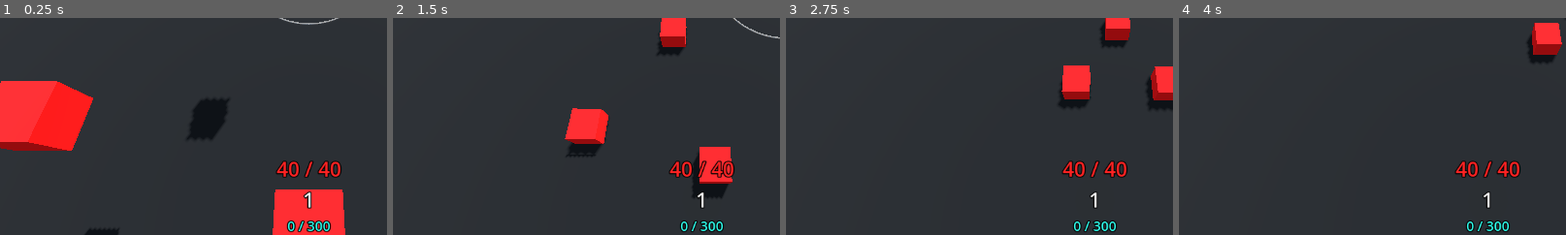
Above: before the commit, frames 1-4 (left to right).
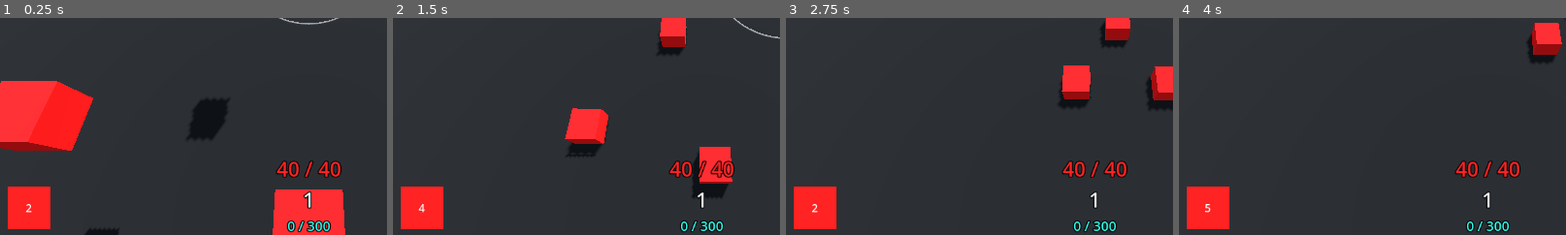
Above: after the commit, the same moments.

Repository: KamPit0605/gdc-project--dice-challenge
Game: Godot game, scene res://Scenes/prototype.tscn
Same seed, same stepped clock (60 frames per second), same inputs: the game is played once before the commit and once after it.
Inputs (mouse positions are % of the whole screen's width and height, from its top left):
- Up to frame 1 (0.25 s): no input
- Up to frame 2 (1.5 s): tap Enter (ui_accept) at 0.5, 0.77 s; move the mouse to (72, 45) at 0.52 s; hold D (Move_Right) 0.53-1.28 s; click (72, 45) at 0.6 s; move the mouse to (30, 55) at 1.27 s; hold S (Move_Backward) from 1.28 s (still down); click (30, 55) at 1.35 s
- Up to frame 3 (2.75 s): tap Enter (ui_accept) at 1.52 s; move the mouse to (60, 28) at 2.02 s; release S (Move_Backward) at 2.03 s; hold D (Move_Right) from 2.03 s (still down); tap Z (Auto_Attack) at 2.1 s; click (60, 28) at 2.3 s
- Up to frame 4 (4 s): move the mouse to (45, 70) at 2.77 s; release D (Move_Right) at 2.78 s; hold W (Move_Forward) 2.78-3.53 s; click (45, 70) at 2.85 s; tap Enter (ui_accept) at 3.02, 3.77 s; move the mouse to (80, 65) at 3.52 s; hold A (Move_Left) from 3.53 s (still down); click (80, 65) at 3.6 s
The pictures show only the part of the screen within x 10-60%, y 50-100%; the shares and areas given below are measured in that part.

The runs differ from the first frame. In frame 1, 2.2% of the frame differs, in the area x 2-14%, y 77-98%; in frame 2, 2.2%; in frame 3, 2.2%; in frame 4, 2.2%.

Commit message:
2026-3-25 | Dice UI & Numbers / Critical Hits
- Dices displayed in UI (with placeholder canvas)
- Numbers randomly generate but don't do anything
  - Uses Global_DiceScript & Dice System scene
  - Leveling up certain way acquires new dice
 - Dice System script contains rolling dice cooldown and timer
- Critical chance and hits implemented!!
  - Player script contains Critical rate hit, and Attack RNG
  - Global Player Script contains a crit indicator; tied to player script and the enemy dices
 - Enemy dices have a new variable: crit. Multiplies the damage taken by default; 1 if no crit, 2 if crit

Diff:
--- a/Characters/Player/player_dice.tscn
+++ b/Characters/Player/player_dice.tscn
@@ -21,6 +21,10 @@
 [sub_resource type="StandardMaterial3D" id="StandardMaterial3D_qbb6i"]
 transparency = 1
 albedo_color = Color(0.83137256, 0.023529412, 0, 0.6862745)
+
+[sub_resource type="StandardMaterial3D" id="StandardMaterial3D_alv2v"]
+transparency = 1
+albedo_color = Color(0.08071878, 0.36173758, 0.99999994, 0.6862745)
 
 [sub_resource type="CylinderShape3D" id="CylinderShape3D_qbb6i"]
 height = 0.5
@@ -96,6 +100,13 @@
 visible = false
 mesh = SubResource("CylinderMesh_72tq2")
 surface_material_override/0 = SubResource("StandardMaterial3D_qbb6i")
+
+[node name="CriticalMesh" type="MeshInstance3D" parent="Attacking/AttackTrigger" unique_id=840724811]
+editor_description = "Attack visibility"
+transform = Transform3D(1, 0, 0, 0, 1, 0, 0, 0, 1, 0, 0.019249141, 0)
+visible = false
+mesh = SubResource("CylinderMesh_72tq2")
+surface_material_override/0 = SubResource("StandardMaterial3D_alv2v")
 
 [node name="AttackCloseTrigger" type="Area3D" parent="Attacking" unique_id=1784358857 groups=["AttackTrigger"]]
 transform = Transform3D(1, 0, 0, 0, 1, 0, 0, 0, 1, 0, -0.4010259, 0)
--- /dev/null
+++ b/Scenes/Systems/dice_system.tscn
@@ -0,0 +1,14 @@
+[gd_scene format=3 uid="uid://ld1mxfj4vaxp"]
+
+[ext_resource type="Script" uid="uid://ntpge8ybo77s" path="res://Scripts/Dice/dice_system.gd" id="1_dqplx"]
+
+[node name="DiceSystem" type="Node" unique_id=87870044]
+script = ExtResource("1_dqplx")
+
+[node name="Timers" type="Node" parent="." unique_id=415387345]
+
+[node name="RollingDiceTimer" type="Timer" parent="Timers" unique_id=1796356170]
+wait_time = 3.0
+autostart = true
+
+[connection signal="timeout" from="Timers/RollingDiceTimer" to="." method="_on_rolling_dice_timer_timeout"]
--- a/Scenes/prototype.tscn
+++ b/Scenes/prototype.tscn
@@ -1,8 +1,10 @@
 [gd_scene format=3 uid="uid://01rc4wcxhoec"]
 
 [ext_resource type="Script" uid="uid://b51xaavwp77nu" path="res://Scripts/Player/player_dice.gd" id="2_6koui"]
+[ext_resource type="Script" uid="uid://bs8exio7gkbd2" path="res://Scripts/Dice/Global_DiceScript.gd" id="2_uurmw"]
 [ext_resource type="PackedScene" uid="uid://wkbtlxu64hlw" path="res://UI/ui.tscn" id="3_3mrnv"]
 [ext_resource type="PackedScene" uid="uid://7shbr518fxwl" path="res://Scenes/Systems/EnemySpawner.tscn" id="3_6koui"]
+[ext_resource type="PackedScene" uid="uid://ld1mxfj4vaxp" path="res://Scenes/Systems/dice_system.tscn" id="4_3mrnv"]
 
 [sub_resource type="ProceduralSkyMaterial" id="ProceduralSkyMaterial_6ox75"]
 sky_horizon_color = Color(0.66224277, 0.6717428, 0.6867428, 1)
@@ -45,6 +47,15 @@
 [sub_resource type="StandardMaterial3D" id="StandardMaterial3D_ma1ii"]
 transparency = 1
 albedo_color = Color(0.83137256, 0.023529412, 0, 0.6862745)
+
+[sub_resource type="CylinderMesh" id="CylinderMesh_uurmw"]
+top_radius = 2.5
+bottom_radius = 3.0
+height = 0.15
+
+[sub_resource type="StandardMaterial3D" id="StandardMaterial3D_7kyyp"]
+transparency = 1
+albedo_color = Color(0.08071878, 0.36173758, 0.99999994, 0.6862745)
 
 [sub_resource type="CylinderShape3D" id="CylinderShape3D_6koui"]
 height = 0.5
@@ -151,6 +162,13 @@
 mesh = SubResource("CylinderMesh_k3dp0")
 surface_material_override/0 = SubResource("StandardMaterial3D_ma1ii")
 
+[node name="CriticalMesh" type="MeshInstance3D" parent="PlayerDice/Attacking/AttackTrigger" unique_id=1404693855]
+editor_description = "Attack visibility"
+transform = Transform3D(1, 0, 0, 0, 1, 0, 0, 0, 1, 0, 0.019249141, 0)
+visible = false
+mesh = SubResource("CylinderMesh_uurmw")
+surface_material_override/0 = SubResource("StandardMaterial3D_7kyyp")
+
 [node name="AttackCloseTrigger" type="Area3D" parent="PlayerDice/Attacking" unique_id=685533618 groups=["AttackTrigger"]]
 transform = Transform3D(1, 0, 0, 0, 1, 0, 0, 0, 1, 0, -0.4010259, 0)
 
@@ -240,6 +258,9 @@
 [node name="EnemySpawning" type="Node" parent="Globals" unique_id=1794180242]
 
 [node name="PlayerScript" type="Node" parent="Globals" unique_id=857733540]
+
+[node name="DiceScript" type="Node" parent="Globals" unique_id=814805544]
+script = ExtResource("2_uurmw")
 
 [node name="Enemy Spawner" parent="." unique_id=1095715711 node_paths=PackedStringArray("targetPlayer", "TopPositionMarker", "BottomPositionMarker", "TopMidReset", "BottomMidReset") instance=ExtResource("3_6koui")]
 targetPlayer = NodePath("../PlayerDice")
@@ -250,6 +271,8 @@
 
 [node name="UI" parent="." unique_id=20405237 node_paths=PackedStringArray("Player") instance=ExtResource("3_3mrnv")]
 Player = NodePath("../PlayerDice")
+
+[node name="DiceSystem" parent="." unique_id=87870044 instance=ExtResource("4_3mrnv")]
 
 [connection signal="area_entered" from="PlayerDice/PlayerTrigger" to="PlayerDice" method="_on_player_trigger_area_entered"]
 [connection signal="area_exited" from="PlayerDice/PlayerTrigger" to="PlayerDice" method="_on_player_trigger_area_exited"]
--- /dev/null
+++ b/Scripts/Dice/Global_DiceScript.gd
@@ -0,0 +1,50 @@
+extends Node
+#Global Script
+
+var RollDice: bool
+@export var AcquiredDice: int
+
+var AttackDNum: int
+var DefenseDNum: int
+var HealthDNum: int
+var AbilityDRole: int
+
+# Called when the node enters the scene tree for the first time.
+func _ready():
+	RollDice = true
+	AcquiredDice = 1
+
+# Called every frame. 'delta' is the elapsed time since the previous frame.
+func _process(_delta):
+	if RollDice == true:
+		_rolldice()
+
+	acquiringDice()
+
+func _DiceNum(DiceNum):
+	DiceNum = randi_range(1,6)
+func _LimitDiceNum(DiceNum):
+	if DiceNum < 1:
+		DiceNum = 1
+	if DiceNum > 6:
+		DiceNum = 6
+
+func acquiringDice():
+	if AcquiredDice >= 1:
+		_LimitDiceNum(AttackDNum)
+	if AcquiredDice >= 2:
+		_LimitDiceNum(AbilityDRole)
+	if AcquiredDice >= 3:
+		_LimitDiceNum(DefenseDNum)
+	if AcquiredDice >= 4:
+		_LimitDiceNum(HealthDNum)
+
+func _rolldice():
+	if AcquiredDice >= 1:
+		AttackDNum = randi_range(1,6)
+	if AcquiredDice >= 2:
+		AbilityDRole = randi_range(1,6)
+	if AcquiredDice >= 3:
+		DefenseDNum = randi_range(1,6)
+	if AcquiredDice >= 4:
+		HealthDNum = randi_range(1,6)
--- /dev/null
+++ b/Scripts/Dice/dice_system.gd
@@ -0,0 +1,37 @@
+extends Node
+
+var RollingDiceCooldown: float
+@onready var RollingDiceTimer = $Timers/RollingDiceTimer
+
+#Global_DiceScript
+#Global_PlayerScript
+func _ready():
+	pass # Replace with function body.
+
+
+# Called every frame. 'delta' is the elapsed time since the previous frame.
+func _process(delta):
+	RollingDiceCooldown -= delta
+	#print("Roll until  " + str(RollingDiceCooldown))
+
+	if GlobalDiceScript.RollDice == true:
+		RollingDiceCooldown = 5
+		#RollingDiceTimer will be counting down
+
+	if RollingDiceCooldown <= 0:
+		RollingDiceTimer.start(3)
+		GlobalDiceScript.RollDice = true
+		RollingDiceCooldown = 0
+
+	acquiringDice()
+
+func _on_rolling_dice_timer_timeout():
+	GlobalDiceScript.RollDice = false
+
+func acquiringDice():
+	if GlobalPlayerScript.PlayerLevel == 5:
+		GlobalDiceScript.AcquiredDice = 2
+	if GlobalPlayerScript.PlayerLevel == 6:
+		GlobalDiceScript.AcquiredDice = 3
+	if GlobalPlayerScript.PlayerLevel == 8:
+		GlobalDiceScript.AcquiredDice = 4
--- a/Scripts/Enemy/enemy_low_dice.gd
+++ b/Scripts/Enemy/enemy_low_dice.gd
@@ -20,6 +20,9 @@
 
 #--HEALTH--
 var Health: int = 30
+
+#--critical DAMAGE--
+var CRIT: int = 1
 
 #--PLAYER FOLLOW--
 var Player: CharacterBody3D #@export
@@ -52,12 +55,17 @@
 	DamageLabel.text = str(Health)
 	_debugPrinting()
 	if (GlobalPlayerScript.Attacking == true && PlayerAttackTrigger == true && DamageCooldown == false): #damage taken
-		Health -= 15
+		Health -= 15 * CRIT
 		DamageCooldownTimer.start(DamageCooldownF)
 		DamageLabel.visible = true
 		_followcooldown(0.5)
-		print("OUCH!")
+		#print("OUCH!")
 		DamageCooldown = true
+
+	if GlobalPlayerScript.criticalHit_indicator == true:
+		CRIT = 2
+	else:
+		CRIT = 1
 
 	_Health()
 	#_followingplayer()
@@ -117,6 +125,7 @@
 			PlayerAreaCount = 2
 
 	if area.is_in_group("Player"): #Hit Player
+		GlobalPlayerScript.DamageTaken = true
 		_followcooldown(1.0)
 
 func _on_enemy_trigger_area_exited(area):
--- a/Scripts/Enemy/enemy_strong_dice.gd
+++ b/Scripts/Enemy/enemy_strong_dice.gd
@@ -20,6 +20,9 @@
 
 #--HEALTH--
 var Health: int = 50
+
+#--critical DAMAGE--
+var CRIT: int = 1
 
 #--PLAYER FOLLOW--
 var Player: CharacterBody3D #@export
@@ -52,12 +55,17 @@
 	DamageLabel.text = str(Health)
 	_debugPrinting()
 	if (GlobalPlayerScript.Attacking == true && PlayerAttackTrigger == true && DamageCooldown == false): #damage taken
-		Health -= 15
+		Health -= 15 * CRIT
 		DamageCooldownTimer.start(DamageCooldownF)
 		DamageLabel.visible = true
 		_followcooldown(0.5)
-		print("OUCH!")
+		#print("OUCH!")
 		DamageCooldown = true
+
+	if GlobalPlayerScript.criticalHit_indicator == true:
+		CRIT = 2
+	else:
+		CRIT = 1
 
 	_Health()
 	#_followingplayer()
--- a/Scripts/Player/Global_PlayerScript.gd
+++ b/Scripts/Player/Global_PlayerScript.gd
@@ -11,7 +11,10 @@
 
 var EnemyKills: int = 0
 
+var DamageTaken: bool
 var GainHealthBool: bool
+
+var criticalHit_indicator: bool
 
 # Called when the node enters the scene tree for the first time.
 func _ready():
@@ -20,7 +23,7 @@
 func _process(_delta):
 	LevelingUp()
 	XPXP(PlayerLevel)
-
+	#print()
 
 func LevelingUp():
 	if LevelUpXP >= LevelUpQuota:
--- a/Scripts/Player/player_dice.gd
+++ b/Scripts/Player/player_dice.gd
@@ -35,6 +35,7 @@
 @onready var AttackCooldown = $Attacking/AttackCooldown
 @export var AttackCooldownFloat: float
 @onready var AttackMesh = $Attacking/AttackTrigger/AttackMesh
+@onready var CriticalMesh = $Attacking/AttackTrigger/CriticalMesh
 var EnableAutoAttack: bool
 
 @onready var AttackGuide = $Attacking/Visuals/AttackGuide
@@ -43,6 +44,10 @@
 #var AttackCooldown: float = 0.0
 var EnableAttack: bool = false
 var EnableAttackCooldown: bool = false
+
+var attack_rng: float
+var criticalRate: float = 0.85
+var criticalHit: bool
 
 var EnemyDetected: bool
 
@@ -85,16 +90,34 @@
 		AttackingFunc()
 	#AttackingFunc()
 	_autoAttackEnemy()
+
+	criticalFunction()
 	move_and_slide()
 
 #Attack Functions
+func criticalFunction():
+	if attack_rng >= criticalRate:
+		criticalHit = true
+		print("CRIT")
+	else:
+		criticalHit = false
+
+	if criticalHit == true:
+		GlobalPlayerScript.criticalHit_indicator = true
+	else:
+		GlobalPlayerScript.criticalHit_indicator = false
+
 func AttackingFunc():
 	if EnableAttackCooldown == false:
 		GlobalPlayerScript.Attacking = true
+		attack_rng = randf_range(0.1,1.0)
+		print(attack_rng)
 		Attacking.start(AttackingFloat)
 		AttackCooldown.start(AttackCooldownFloat)
 		AttackMesh.visible = true
 		EnableAttack = true
+		if criticalHit == true:
+			CriticalMesh.visible = true
 		EnableAttackCooldown = true
 
 
@@ -102,6 +125,7 @@
 	GlobalPlayerScript.Attacking = false
 	EnableAttack = false
 	AttackMesh.visible = false
+	CriticalMesh.visible = false
 
 func _on_attack_cooldown_timeout():
 	EnableAttackCooldown = false
@@ -138,6 +162,7 @@
 func _on_player_trigger_area_entered(area):
 	if (area.is_in_group("Enemies") && DamageTaken == false):
 		Damage = DefaultDamage
+		GlobalPlayerScript.DamageTaken = true
 		if (area.is_in_group("StrongEnemy")):
 			Damage = 15
 		TakingDamage()
@@ -147,6 +172,7 @@
 func _on_damage_cooldown_timeout():
 	DamageTaken = false
 
+
 func _on_text_countdown_timeout():
 	LevelUpText.visible = false
 
--- a/Scripts/UI/UiScript.gd
+++ b/Scripts/UI/UiScript.gd
@@ -10,15 +10,31 @@
 @onready var TotalXPUI = $XPCoinsKills/TotalXPUI
 @onready var CoinsUI = 0
 @onready var KillsUI = $XPCoinsKills/KillsUI/KillsTextUI
+
+@onready var HurtIndicator = $HurtIndicator
+@onready var HurtIndicatorTimer = $HurtIndicatorTimer
+
+@onready var AttackDice = $DiceContainer/AttackDice
+@onready var AttackDiceNum = $DiceContainer/AttackDice/ADNumber
+@onready var DefenseDice = $DiceContainer/DefenseDice
+@onready var DefenseDiceNum = $DiceContainer/DefenseDice/DNumber
+@onready var HealthDice = $DiceContainer/HealthDice
+@onready var HealthDiceNum = $DiceContainer/HealthDice/HNumber
+@onready var AbilityDice = $DiceContainer2/AbilityDice
+
+
 #GlobalPlayerScript
 
 # Called when the node enters the scene tree for the first time.
 func _ready():
-	pass # Replace with function body.
+	DefenseDice.visible = false
+	HealthDice.visible = false
+	AbilityDice.visible = false
 
 
 # Called every frame. 'delta' is the elapsed time since the previous frame.
-func _process(delta):
+func _process(_delta):
+	#--LowerUI--
 	HealthUI.text = str(Player.HEALTH) + " / " + str(Player.MaxHealth)
 
 	LevelUI.text = str(GlobalPlayerScript.PlayerLevel)
@@ -27,6 +43,37 @@
 	var PlayerXPString = "%.0f" % GlobalPlayerScript.PlayerXP
 	XPUI.text = str(LevelUpXPString) + " / " + str(GlobalPlayerScript.LevelUpQuota)
 
+	#--TopRightUI--
 	TotalXPUI.text = str(PlayerXPString)
 	KillsUI.text = str(GlobalPlayerScript.EnemyKills)
+
+	#--Dices--
+	AttackDiceNum.text = str(GlobalDiceScript.AttackDNum)
+	DefenseDiceNum.text = str(GlobalDiceScript.DefenseDNum)
+	HealthDiceNum.text = str(GlobalDiceScript.HealthDNum)
+
+	#--Functions--
+	_takingDamage()
+	_showThoseDice()
 	#pass
+
+func _takingDamage():
+
+	if GlobalPlayerScript.DamageTaken == true:
+		HurtIndicator.visible = true
+		HurtIndicatorTimer.start(0.5)
+		GlobalPlayerScript.DamageTaken = false
+
+
+func _on_hurt_indicator_timer_timeout():
+	HurtIndicator.visible = false
+
+
+
+func _showThoseDice():
+	if GlobalPlayerScript.PlayerLevel >= 5:
+		AbilityDice.visible = true
+	if GlobalPlayerScript.PlayerLevel >= 6:
+		DefenseDice.visible = true
+	if GlobalPlayerScript.PlayerLevel >= 8:
+		HealthDice.visible = true
--- a/UI/ui.tscn
+++ b/UI/ui.tscn
@@ -31,6 +31,134 @@
 font_color = Color(0.8, 0.9137255, 0, 1)
 outline_size = 6
 outline_color = Color(0.0142752165, 0.014275218, 0.014275218, 1)
+
+[sub_resource type="Animation" id="Animation_3sbvi"]
+resource_name = "AbilityDiceRolling"
+length = 0.5
+loop_mode = 1
+tracks/0/type = "value"
+tracks/0/imported = false
+tracks/0/enabled = true
+tracks/0/path = NodePath("../../DiceContainer2/AbilityDice/APlaceholder:rotation")
+tracks/0/interp = 1
+tracks/0/loop_wrap = true
+tracks/0/keys = {
+"times": PackedFloat32Array(0, 0.5),
+"transitions": PackedFloat32Array(1, 1),
+"update": 0,
+"values": [0.0, 6.2831855]
+}
+
+[sub_resource type="Animation" id="Animation_2fwl4"]
+resource_name = "AttackDiceRolling"
+length = 0.5
+loop_mode = 1
+tracks/0/type = "value"
+tracks/0/imported = false
+tracks/0/enabled = true
+tracks/0/path = NodePath("ADPlaceholder:rotation")
+tracks/0/interp = 1
+tracks/0/loop_wrap = true
+tracks/0/keys = {
+"times": PackedFloat32Array(0, 0.5),
+"transitions": PackedFloat32Array(1, 1),
+"update": 0,
+"values": [0.0, 6.2831855]
+}
+
+[sub_resource type="Animation" id="Animation_e6gg6"]
+resource_name = "DefenseDiceRolling"
+length = 0.5
+loop_mode = 1
+tracks/0/type = "value"
+tracks/0/imported = false
+tracks/0/enabled = true
+tracks/0/path = NodePath("../DefenseDice/DPlaceholder:rotation")
+tracks/0/interp = 1
+tracks/0/loop_wrap = true
+tracks/0/keys = {
+"times": PackedFloat32Array(0, 0.5),
+"transitions": PackedFloat32Array(1, 1),
+"update": 0,
+"values": [0.0, 6.2831855]
+}
+
+[sub_resource type="Animation" id="Animation_hat8c"]
+resource_name = "HealthDiceRolling"
+length = 0.5
+loop_mode = 1
+tracks/0/type = "value"
+tracks/0/imported = false
+tracks/0/enabled = true
+tracks/0/path = NodePath("../HealthDice/HPlaceholder:rotation")
+tracks/0/interp = 1
+tracks/0/loop_wrap = true
+tracks/0/keys = {
+"times": PackedFloat32Array(0, 0.5),
+"transitions": PackedFloat32Array(1, 1),
+"update": 0,
+"values": [0.0, 6.2831855]
+}
+
+[sub_resource type="Animation" id="Animation_dajm1"]
+length = 0.001
+tracks/0/type = "value"
+tracks/0/imported = false
+tracks/0/enabled = true
+tracks/0/path = NodePath("ADPlaceholder:rotation")
+tracks/0/interp = 1
+tracks/0/loop_wrap = true
+tracks/0/keys = {
+"times": PackedFloat32Array(0),
+"transitions": PackedFloat32Array(1),
+"update": 0,
+"values": [0.0]
+}
+tracks/1/type = "value"
+tracks/1/imported = false
+tracks/1/enabled = true
+tracks/1/path = NodePath("../DefenseDice/DPlaceholder:rotation")
+tracks/1/interp = 1
+tracks/1/loop_wrap = true
+tracks/1/keys = {
+"times": PackedFloat32Array(0),
+"transitions": PackedFloat32Array(1),
+"update": 0,
+"values": [0.0]
+}
+tracks/2/type = "value"
+tracks/2/imported = false
+tracks/2/enabled = true
+tracks/2/path = NodePath("../HealthDice/HPlaceholder:rotation")
+tracks/2/interp = 1
+tracks/2/loop_wrap = true
+tracks/2/keys = {
+"times": PackedFloat32Array(0),
+"transitions": PackedFloat32Array(1),
+"update": 0,
+"values": [0.0]
+}
+tracks/3/type = "value"
+tracks/3/imported = false
+tracks/3/enabled = true
+tracks/3/path = NodePath("../../DiceContainer2/AbilityDice/APlaceholder:rotation")
+tracks/3/interp = 1
+tracks/3/loop_wrap = true
+tracks/3/keys = {
+"times": PackedFloat32Array(0),
+"transitions": PackedFloat32Array(1),
+"update": 0,
+"values": [0.0]
+}
+
+[sub_resource type="AnimationLibrary" id="AnimationLibrary_e6gg6"]
+_data = {
+&"AbilityDiceRolling": SubResource("Animation_3sbvi"),
+&"AttackDiceRolling": SubResource("Animation_2fwl4"),
+&"DefenseDiceRolling": SubResource("Animation_e6gg6"),
+&"HealthDiceRolling": SubResource("Animation_hat8c"),
+&"RESET": SubResource("Animation_dajm1")
+}
 
 [node name="UI" type="Control" unique_id=20405237]
 layout_mode = 3
@@ -40,42 +168,72 @@
 grow_horizontal = 2
 grow_vertical = 2
 script = ExtResource("1_2fwl4")
+metadata/_edit_lock_ = true
 
 [node name="HurtIndicator" type="Control" parent="." unique_id=1709179627]
 visible = false
-anchors_preset = 0
-offset_right = 40.0
-offset_bottom = 40.0
+layout_mode = 1
+anchors_preset = 8
+anchor_left = 0.5
+anchor_top = 0.5
+anchor_right = 0.5
+anchor_bottom = 0.5
+offset_left = -20.0
+offset_top = -20.0
+offset_right = 20.0
+offset_bottom = 20.0
+grow_horizontal = 2
+grow_vertical = 2
 
 [node name="HitInd1" type="ColorRect" parent="HurtIndicator" unique_id=213715251]
-layout_mode = 0
-offset_right = 1152.0
-offset_bottom = 40.0
+layout_mode = 1
+anchors_preset = -1
+anchor_left = 0.5
+anchor_top = -7.6000004
+anchor_right = 0.5
+anchor_bottom = -7.6000004
+offset_left = -567.99994
+offset_right = 584.00006
+offset_bottom = 40.0
+grow_horizontal = 2
+grow_vertical = 0
 color = Color(1, 0.11764706, 0.11764706, 1)
-metadata/_edit_use_anchors_ = true
 
 [node name="HitInd2" type="ColorRect" parent="HurtIndicator" unique_id=1698556784]
-layout_mode = 0
-offset_top = 608.0
-offset_right = 1152.0
-offset_bottom = 648.0
+layout_mode = 1
+anchors_preset = -1
+anchor_left = 0.5
+anchor_top = 8.6
+anchor_right = 0.5
+anchor_bottom = 8.6
+offset_left = -567.99994
+offset_top = -40.0
+offset_right = 584.00006
 color = Color(1, 0.11764706, 0.11764706, 1)
 
 [node name="HitInd3" type="ColorRect" parent="HurtIndicator" unique_id=2090397475]
 layout_mode = 0
-offset_left = 24.0
-offset_right = 1176.0
-offset_bottom = 40.0
+offset_left = -523.99994
+offset_top = -304.0
+offset_right = 123.14288
+offset_bottom = -264.0
 rotation = 1.5707964
 color = Color(1, 0.11764706, 0.11764706, 1)
 
 [node name="HitInd4" type="ColorRect" parent="HurtIndicator" unique_id=1862255033]
-layout_mode = 0
-offset_left = 1152.0
-offset_right = 2304.0
-offset_bottom = 40.0
+layout_mode = 1
+anchors_preset = -1
+anchor_left = 15.1
+anchor_right = 15.1
+offset_left = 6.1035156e-05
+offset_top = -304.0
+offset_right = 647.14294
+offset_bottom = -264.0
 rotation = 1.5707964
 color = Color(1, 0.11764706, 0.11764706, 1)
+
+[node name="HurtIndicatorTimer" type="Timer" parent="." unique_id=296221084]
+wait_time = 0.5
 
 [node name="HealthLevelXP" type="VBoxContainer" parent="." unique_id=1239138341]
 layout_mode = 1
@@ -143,3 +301,132 @@
 size_flags_horizontal = 8
 text = "Kills"
 label_settings = SubResource("LabelSettings_2fwl4")
+
+[node name="DiceContainer" type="BoxContainer" parent="." unique_id=283360192]
+layout_mode = 1
+anchors_preset = -1
+anchor_left = 0.11100001
+anchor_top = 0.98800004
+anchor_right = 0.11100001
+anchor_bottom = 0.98800004
+offset_left = 0.12799072
+offset_top = -40.224
+offset_right = 200.12799
+offset_bottom = -0.22399902
+grow_horizontal = 0
+grow_vertical = 2
+theme_override_constants/separation = 100
+
+[node name="AttackDice" type="Control" parent="DiceContainer" unique_id=610968875]
+layout_mode = 2
+
+[node name="ADPlaceholder" type="ColorRect" parent="DiceContainer/AttackDice" unique_id=226556585]
+layout_mode = 0
+offset_top = -24.0
+offset_right = 64.0
+offset_bottom = 40.0
+pivot_offset = Vector2(32, 32)
+color = Color(1, 0.13725491, 0.13725491, 1)
+
+[node name="ADNumber" type="Label" parent="DiceContainer/AttackDice" unique_id=890079214]
+layout_mode = 1
+anchors_preset = -1
+anchor_top = -0.6
+anchor_bottom = -0.6
+offset_right = 64.0
+offset_bottom = 64.0
+text = "0"
+horizontal_alignment = 1
+vertical_alignment = 1
+
+[node name="DefenseDice" type="Control" parent="DiceContainer" unique_id=1207051581]
+layout_mode = 2
+
+[node name="DPlaceholder" type="ColorRect" parent="DiceContainer/DefenseDice" unique_id=1667781179]
+layout_mode = 0
+offset_top = -24.0
+offset_right = 64.0
+offset_bottom = 40.0
+pivot_offset = Vector2(32, 32)
+color = Color(0.29483745, 0.51679254, 1, 1)
+
+[node name="DNumber" type="Label" parent="DiceContainer/DefenseDice" unique_id=1653113251]
+layout_mode = 1
+anchors_preset = -1
+anchor_top = -0.6
+anchor_bottom = -0.6
+offset_right = 64.0
+offset_bottom = 64.0
+text = "0"
+horizontal_alignment = 1
+vertical_alignment = 1
+
+[node name="HealthDice" type="Control" parent="DiceContainer" unique_id=2116378023]
+layout_mode = 2
+
+[node name="HPlaceholder" type="ColorRect" parent="DiceContainer/HealthDice" unique_id=363427486]
+layout_mode = 0
+offset_top = -24.0
+offset_right = 64.0
+offset_bottom = 40.0
+pivot_offset = Vector2(32, 32)
+color = Color(0.1550627, 0.6599228, 1.92523e-07, 1)
+
+[node name="HNumber" type="Label" parent="DiceContainer/HealthDice" unique_id=1709455782]
+layout_mode = 1
+anchors_preset = -1
+anchor_top = -0.6
+anchor_bottom = -0.6
+offset_right = 64.0
+offset_bottom = 64.0
+text = "0"
+horizontal_alignment = 1
+vertical_alignment = 1
+
+[node name="DiceContainer2" type="BoxContainer" parent="." unique_id=418938588]
+layout_mode = 1
+anchors_preset = -1
+anchor_left = 0.88900006
+anchor_top = 0.98800004
+anchor_right = 0.88900006
+anchor_bottom = 0.98800004
+offset_left = -64.12805
+offset_top = -40.224
+offset_right = -0.12805176
+offset_bottom = -0.22399902
+grow_horizontal = 0
+grow_vertical = 0
+theme_override_constants/separation = 100
+
+[node name="AbilityDice" type="Control" parent="DiceContainer2" unique_id=600433908]
+layout_mode = 2
+
+[node name="APlaceholder" type="ColorRect" parent="DiceContainer2/AbilityDice" unique_id=1564218685]
+layout_mode = 0
+offset_top = -24.0
+offset_right = 64.0
+offset_bottom = 40.0
+pivot_offset = Vector2(32, 32)
+color = Color(1, 0.6117647, 0.13725491, 1)
+
+[node name="AName" type="Label" parent="DiceContainer2/AbilityDice" unique_id=1679611955]
+layout_mode = 1
+anchors_preset = -1
+anchor_top = -0.6
+anchor_bottom = -0.6
+offset_right = 64.0
+offset_bottom = 64.0
+text = "Ability"
+horizontal_alignment = 1
+vertical_alignment = 1
+
+[node name="Animations" type="Control" parent="." unique_id=40189467]
+anchors_preset = 0
+offset_right = 40.0
+offset_bottom = 40.0
+
+[node name="DiceAnimation" type="AnimationPlayer" parent="Animations" unique_id=1484147347]
+root_node = NodePath("../../DiceContainer/AttackDice")
+libraries/ = SubResource("AnimationLibrary_e6gg6")
+
+[connection signal="timeout" from="HurtIndicatorTimer" to="." method="_on_hurt_indicator_timer_timeout"]
--- a/project.godot
+++ b/project.godot
@@ -18,6 +18,7 @@
 [autoload]
 
 GlobalPlayerScript="*uid://dg8cv8c1b0lk7"
+GlobalDiceScript="*uid://bs8exio7gkbd2"
 
 [global_group]
 
Not shown, added: Scripts/Dice/Global_DiceScript.gd.uid
Not shown, added: Scripts/Dice/dice_system.gd.uid
